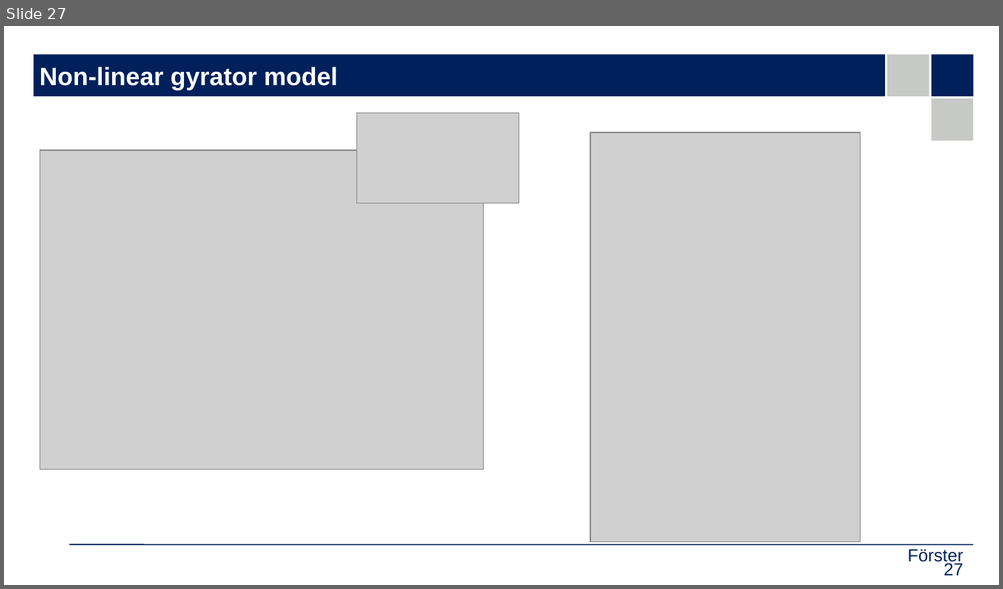
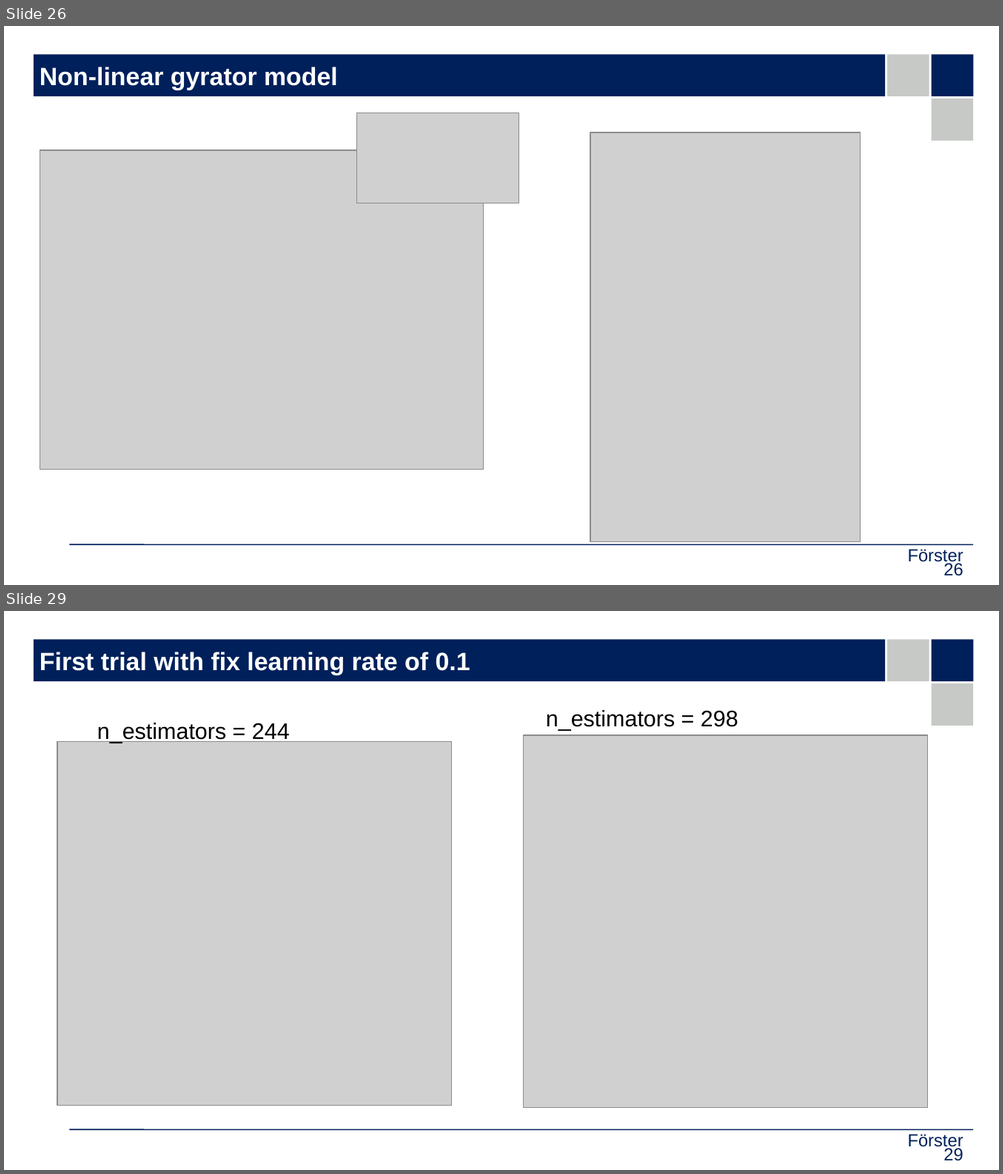
Before and after one commit to upb-lea/hardcore-magnet-challenge, a slide deck: docs/doku_nf.odp. Shown one above the other, each under a label of ours: slide 27 before the commit, slides 26 and 29 after it; the slides between them are not shown. The pictures are 1003x589 and 1003x1174 pixels, drawn with LibreOffice and Linux fonts; fonts in the diff are those of the drawing; grey boxes stand for pictures; background and template pictures are left out. Boxes give left, top, right and bottom in pixels: in the first picture for what was removed or moved away, otherwise in the second. Text is boxed around its words. In the diff, an @@ line names an element or a change of style, - is before the commit and + after.

```diff
--- a/docs/doku_nf.odp
+++ b/docs/doku_nf.odp
@@ slide 29 added at bbox=[4, 611, 999, 1170], background #FFFFFF; not listed: 5 template elements that a slide beside it also shows @@
@@ title added at bbox=[40, 652, 470, 675], 20 pt, text #FFFFFF, bold @@
+First trial with fix learning rate of 0.1
@@ text added at bbox=[546, 710, 738, 731], 18 pt, text #000000 @@
+n_estimators = 298
@@ picture added at bbox=[57, 742, 452, 1105] @@
@@ text added at bbox=[97, 723, 290, 743], 18 pt, text #000000 @@
+n_estimators = 244
@@ picture added at bbox=[523, 735, 928, 1108] @@
@@ text added at bbox=[908, 1134, 963, 1151], 14 pt, text #00205B @@
+Förster
@@ page number added at bbox=[943, 1147, 962, 1162], 14 pt, text #00205B @@
+29
@@ what was slide 27 is now slide 26 @@
@@ page number at bbox=[943, 562, 962, 577]: text changed @@
-27
+26
```
Also in this commit, not shown: 5 other slides added, 1 slide removed, 1 other file.
